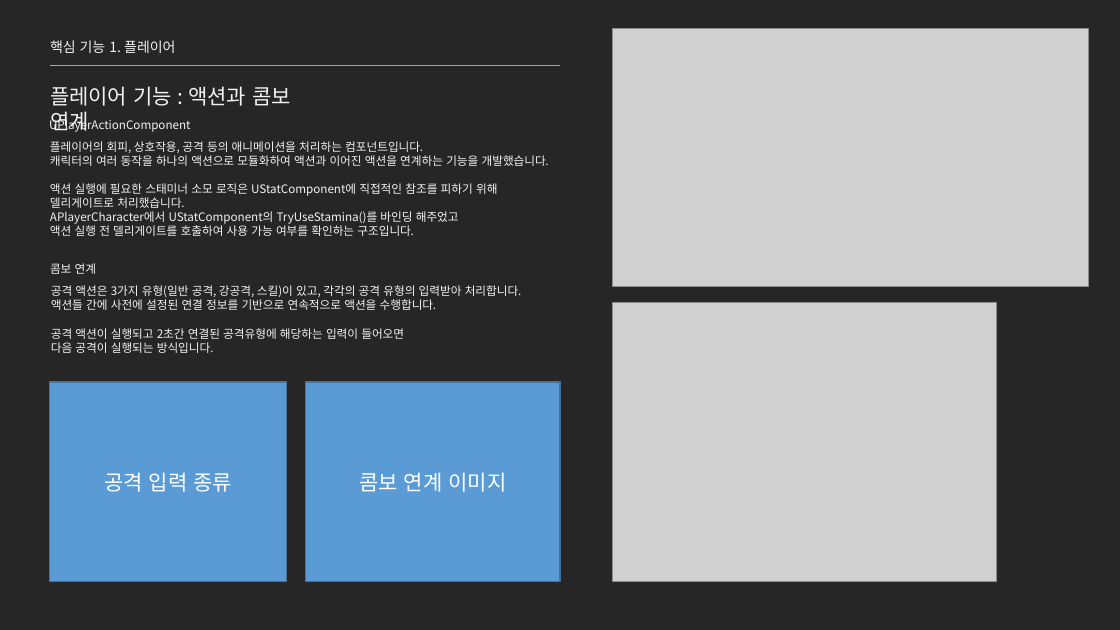
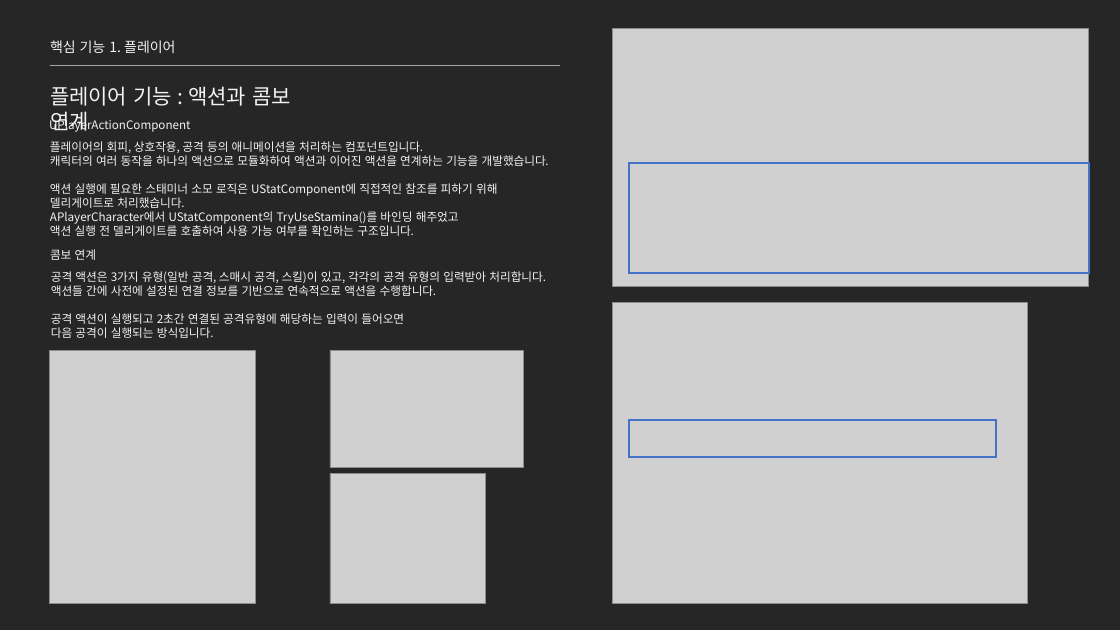
Before and after one commit to jhk0701/project-ARPGHunter, a slide deck: slide 11 of Docs/UnrealEngine_문서_김정환.pptx. Drawn at 1120x630 pixels with LibreOffice and Linux fonts; fonts in the diff are those of the drawing; grey boxes stand for pictures. Boxes give left, top, right and bottom in pixels: in the first picture for what was removed or moved away, otherwise in the second. Text is boxed around its words. In the diff, an @@ line names an element or a change of style, - is before the commit and + after.

```diff
--- a/Docs/UnrealEngine_문서_김정환.pptx
+++ b/Docs/UnrealEngine_문서_김정환.pptx
@@ rectangle added at [629,163,1089,273], outline #4472C4 1.5 pt @@
@@ text "콤보 연계": place and size @@
-text "콤보 연계" at [50,263,96,274]
+text "콤보 연계" at [50,249,96,260]
@@ text "공격 액션은 3가지 유형(일반 공격, ...": place and size @@
-text "공격 액션은 3가지 유형(일반 공격, ..." at [51,285,522,353]
+text "공격 액션은 3가지 유형(일반 공격, ..." at [51,271,546,338]
@@ text at [51,271,546,283]: text changed @@
-공격 액션은 3가지 유형(일반 공격, 강공격, 스킬)이 있고, 각각의 공격 유형의 입력받아 처리합니다.
+공격 액션은 3가지 유형(일반 공격, 스매시 공격, 스킬)이 있고, 각각의 공격 유형의 입력받아 처리합니다.
@@ text at [51,313,404,338]: text changed @@
-공격 액션이 실행되고 2초간 연결된 공격유형에 해당하는 입력이 들어오면
-다음 공격이 실행되는 방식입니다.
+공격 액션이 실행되고 2초간 연결된 공격유형에 해당하는 입력이 들어오면
+다음 공격이 실행되는 방식입니다.
@@ picture: place and size @@
-picture at [613,303,996,581]
+picture at [613,303,1028,604]
@@ picture added at [50,351,255,604] @@
@@ picture added at [330,351,524,468] @@
@@ rectangle removed at [50,382,287,581] @@
-공격 입력 종류
@@ rectangle removed at [306,382,560,581] @@
-콤보 연계 이미지
@@ rectangle added at [629,420,996,457], outline #4472C4 1.5 pt @@
@@ picture added at [330,473,486,603] @@
```
Also in this commit, not shown: 15 other slides changed, 15 other files.
